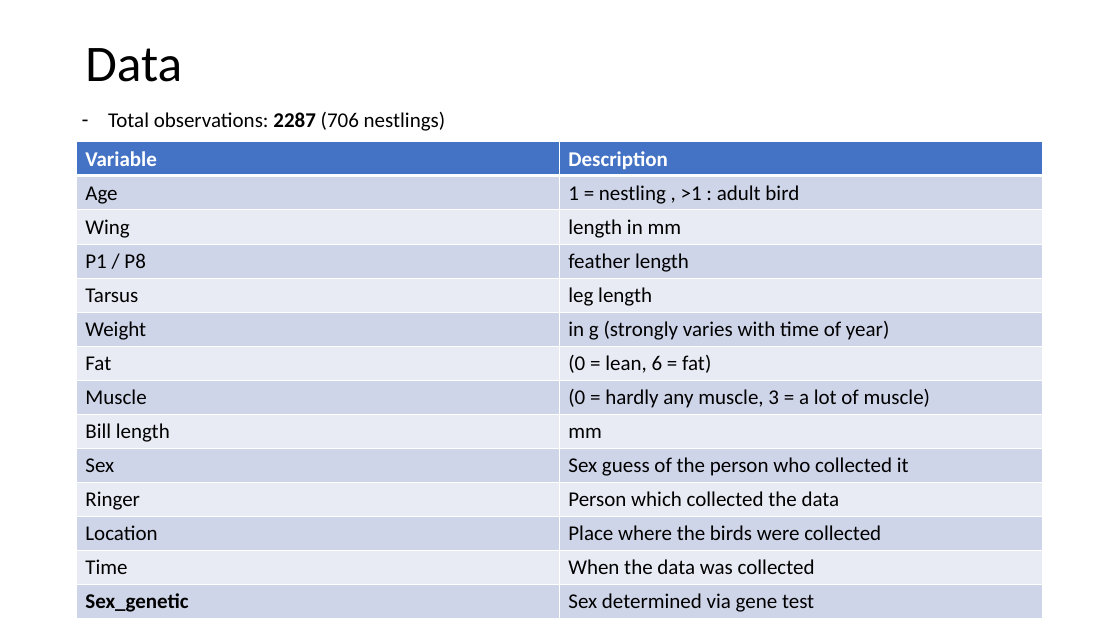
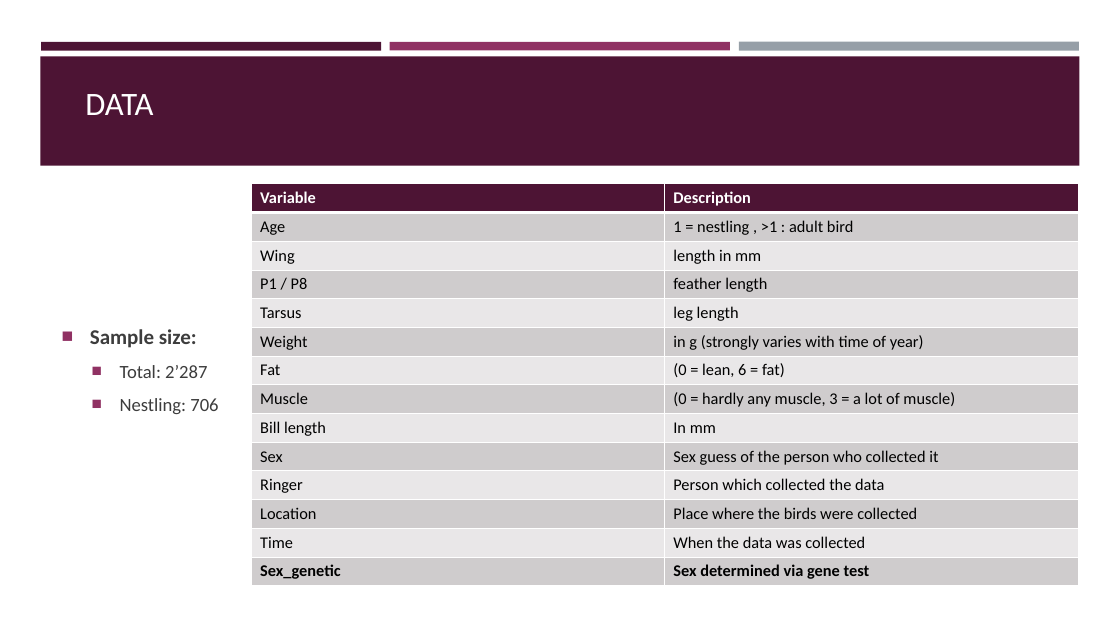
Before and after one commit to AlderCoder/Snow-finches, a slide deck: slide 6 of initial presentation.pptx. Drawn at 1120x630 pixels with LibreOffice and Linux fonts; fonts in the diff are those of the drawing. Boxes give left, top, right and bottom in pixels: in the first picture for what was removed or moved away, otherwise in the second. Text is boxed around its words. In the diff, an @@ line names an element or a change of style, - is before the commit and + after.

```diff
--- a/initial presentation.pptx
+++ b/initial presentation.pptx
@@ title "DATA" at (85, 94, 153, 115): vertical alignment middle to bottom @@
@@ rectangle added at (40, 56, 1080, 166), fill #4D1434 @@
@@ rectangle added at (41, 42, 381, 50), fill #4D1434 @@
@@ rectangle added at (390, 42, 730, 50), fill #903163 @@
@@ rectangle added at (739, 42, 1079, 51), fill #969FA7 @@
@@ title at (85, 94, 153, 115): text changed; size 44 to 28 pt; text colour #000000 to #FFFFFF @@
-Data
+DATA
@@ text removed at (108, 112, 446, 131) @@
-– Total observations: 2287 (706 nestlings)
@@ table at (252, 184, 1079, 586) @@
-row 9, column 2: mm
+row 9, column 2: In mm
@@ fill #4472C4 to #4D1434 in row 1 @@
@@ fill #CFD5EA to #D0CCCE in 14 cells @@
@@ fill #E9EBF5 to #E9E7E8 in 12 cells @@
@@ size 18 to 14 pt @@
@@ bold on in "Sex determined via gene test" @@
@@ table: place and size @@
-table at (77, 142, 1044, 619)
+table at (252, 184, 1079, 586)
@@ text added at (90, 329, 218, 414), 16 pt, text #3D3D3D @@
+■ Sample size:
+  ■ Total: 2’287
+  ■ Nestling: 706
```
Also in this commit, not shown: 19 other slides changed, 1 slide added.
